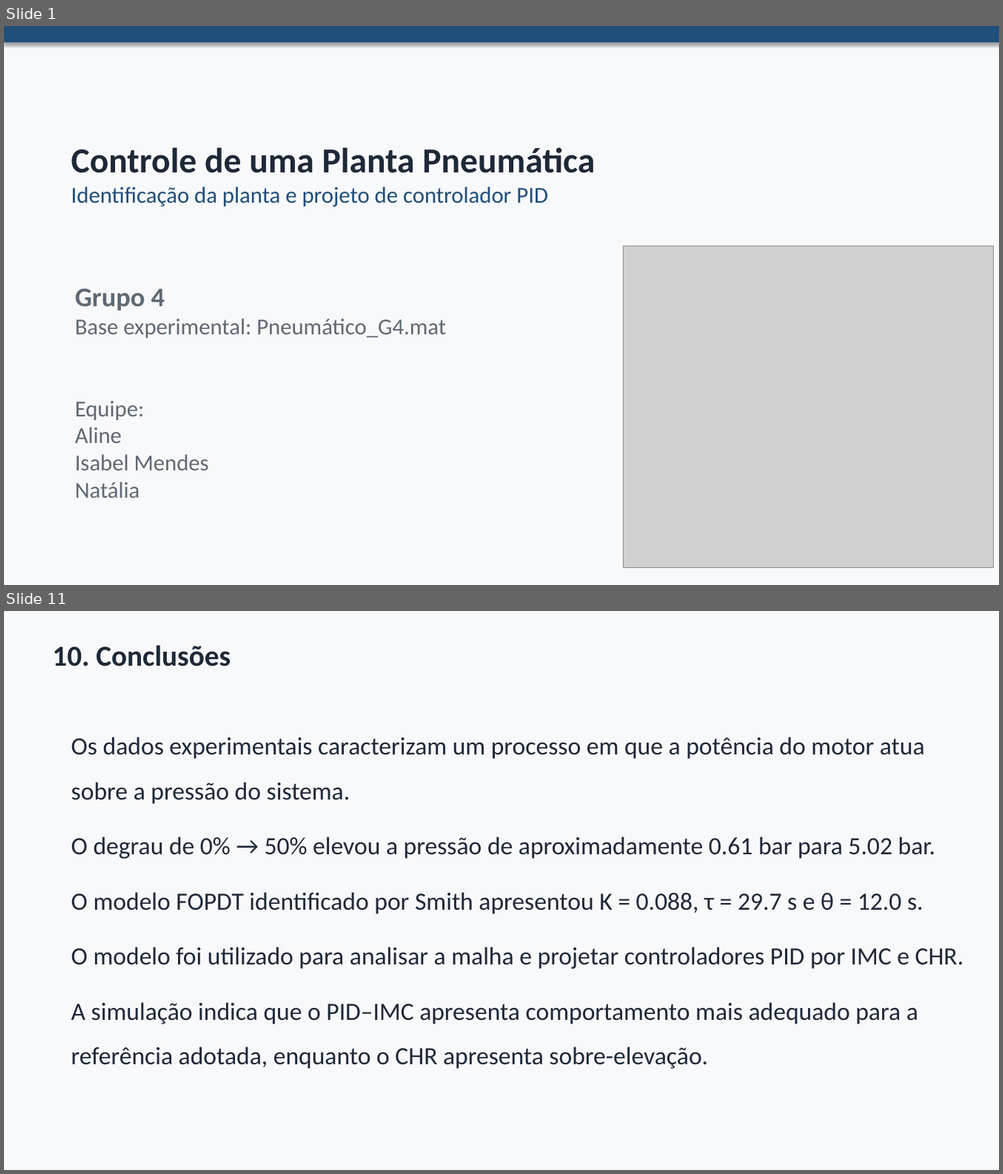
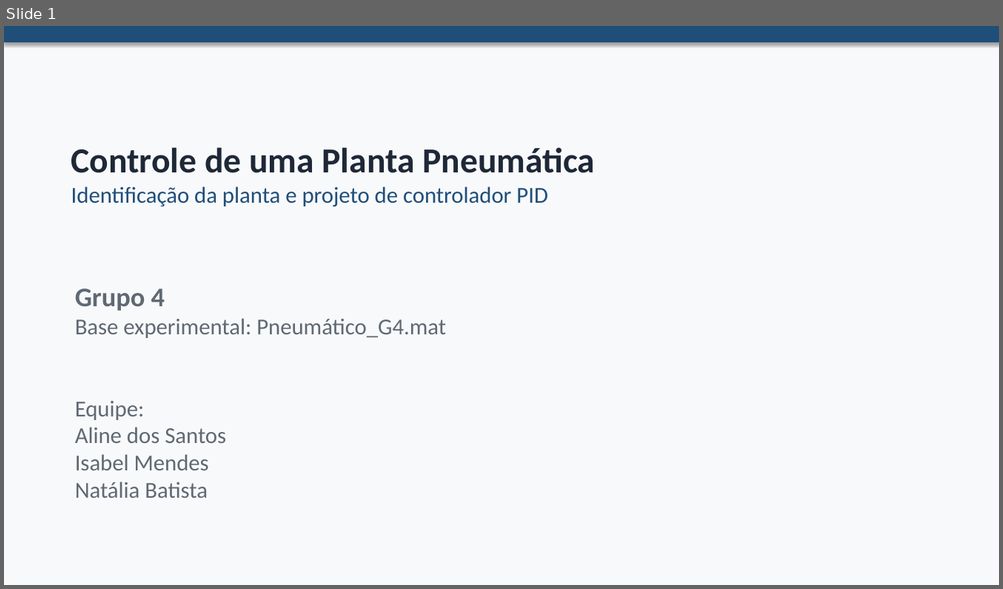
Before and after one commit to natalia-batista/Projeto-C13-, a slide deck: Grupo4_Pneumática.pptx. Shown one above the other, each under a label of ours: slides 1 and 11 before the commit, slide 1 after it; the slides between them are not shown. The pictures are 1003x1174 and 1003x589 pixels, drawn with LibreOffice and Linux fonts; fonts in the diff are those of the drawing; grey boxes stand for pictures. Boxes give left, top, right and bottom in pixels: in the first picture for what was removed or moved away, otherwise in the second. Text is boxed around its words. In the diff, an @@ line names an element or a change of style, - is before the commit and + after.

```diff
--- a/Grupo4_Pneumática.pptx
+++ b/Grupo4_Pneumática.pptx
@@ slide 11 removed at (x1=4, y1=611, x2=999, y2=1170), background #F8F9FB @@
@@ text removed at (x1=52, y1=645, x2=230, y2=667) @@
-10. Conclusões
@@ text removed at (x1=71, y1=737, x2=964, y2=1069) @@
-Os dados experimentais caracterizam um processo em que a potência do motor atua sobre a pressão do sistema.
-O degrau de 0% → 50% elevou a pressão de aproximadamente 0.61 bar para 5.02 bar.
-O modelo FOPDT identificado por Smith apresentou K = 0.088, τ = 29.7 s e θ = 12.0 s.
-O modelo foi utilizado para analisar a malha e projetar controladores PID por IMC e CHR.
-A simulação indica que o PID–IMC apresenta comportamento mais adequado para a referência adotada, enquanto o CHR apresenta sobre-elevação.
@@ slide 1 changed as well @@
@@ picture removed at (x1=623, y1=246, x2=993, y2=568) @@
@@ text at (x1=75, y1=427, x2=226, y2=443): text changed @@
-Aline
+Aline dos Santos
@@ text at (x1=75, y1=482, x2=208, y2=498): text changed @@
-Natália
+Natália Batista
```
Also in this commit, not shown: 23 slides added, 9 other slides removed.
